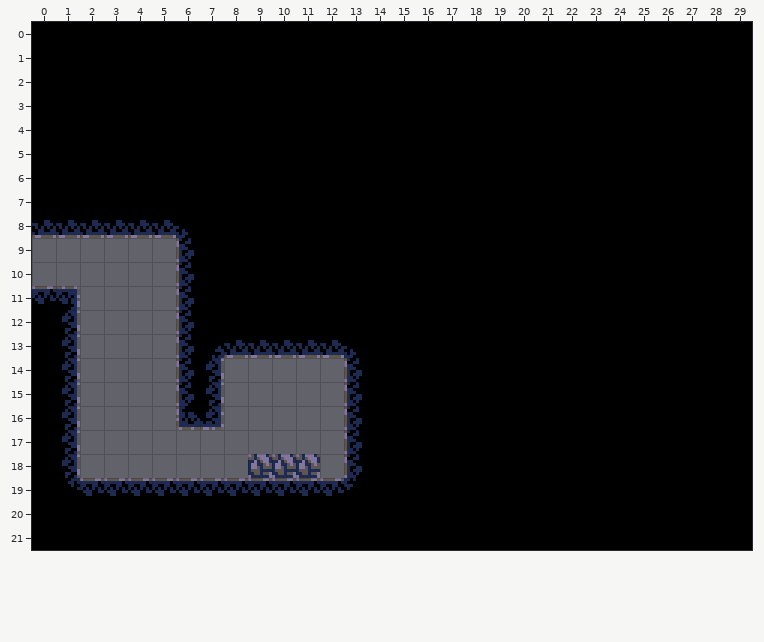
Two versions of a level (Tiled map, assets/tiled/maps/a01.tmx). Above is the file before it was changed.
Cells are 8x8 px. Shown: x 0..29, y 0..21.
Now the later version:
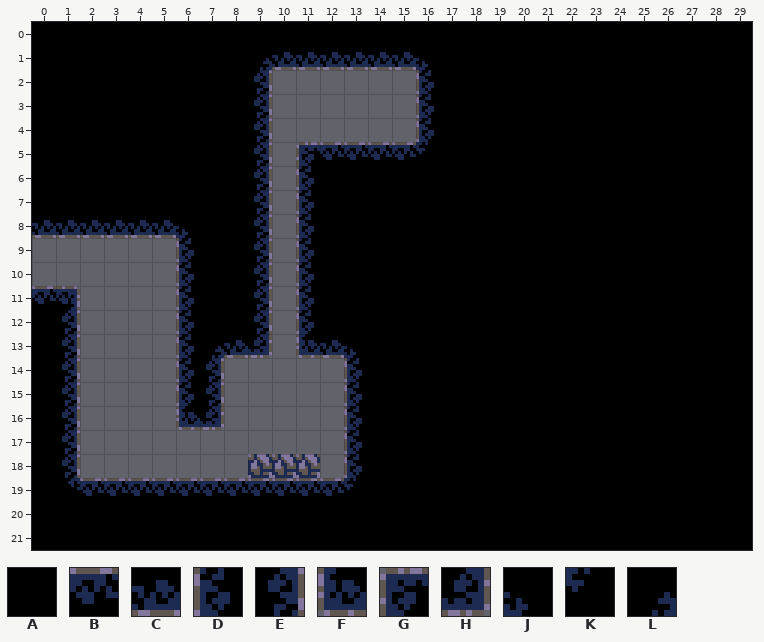
Key: from "tileset": A 0, B 1, C 1 turned 180, D 1 turned 270, E 1 turned 90, F 2 turned 180, G 2 turned 270, H 2 turned 90, J 3 turned 180, K 3 turned 270, L 3 turned 90.
_ is an empty cell.
Diff:
Layer "Tile Layer 1":
Tile B replaces tile A in row 5 at x 12 to 15.
Tile C replaces tile A in row 1 at x 10 to 15.
Tile D replaces tile A in rows 2 to 4 at x 16; in rows 6 to 12 at x 11.
Tile E replaces tile A in rows 2 to 12 at x 9.
Tile F replaces tile C in row 13 at x 11.
Tile G replaces tile A in row 5 at x 11.
Tile H replaces tile C in row 13 at x 9.
Tile J replaces tile A in row 1 at x 16.
Tile K replaces tile A in row 5 at x 16.
Tile L replaces tile A in row 1 at x 9.
The edit erases tile A in rows 2 to 4 at x 10 to 15; in rows 5 to 12 at x 10.
The edit erases tile C in row 13 at x 10.
Where, in picture pixels (left, top, right, bottom), the same in both pictures:
changed: (248, 52, 434, 358)
